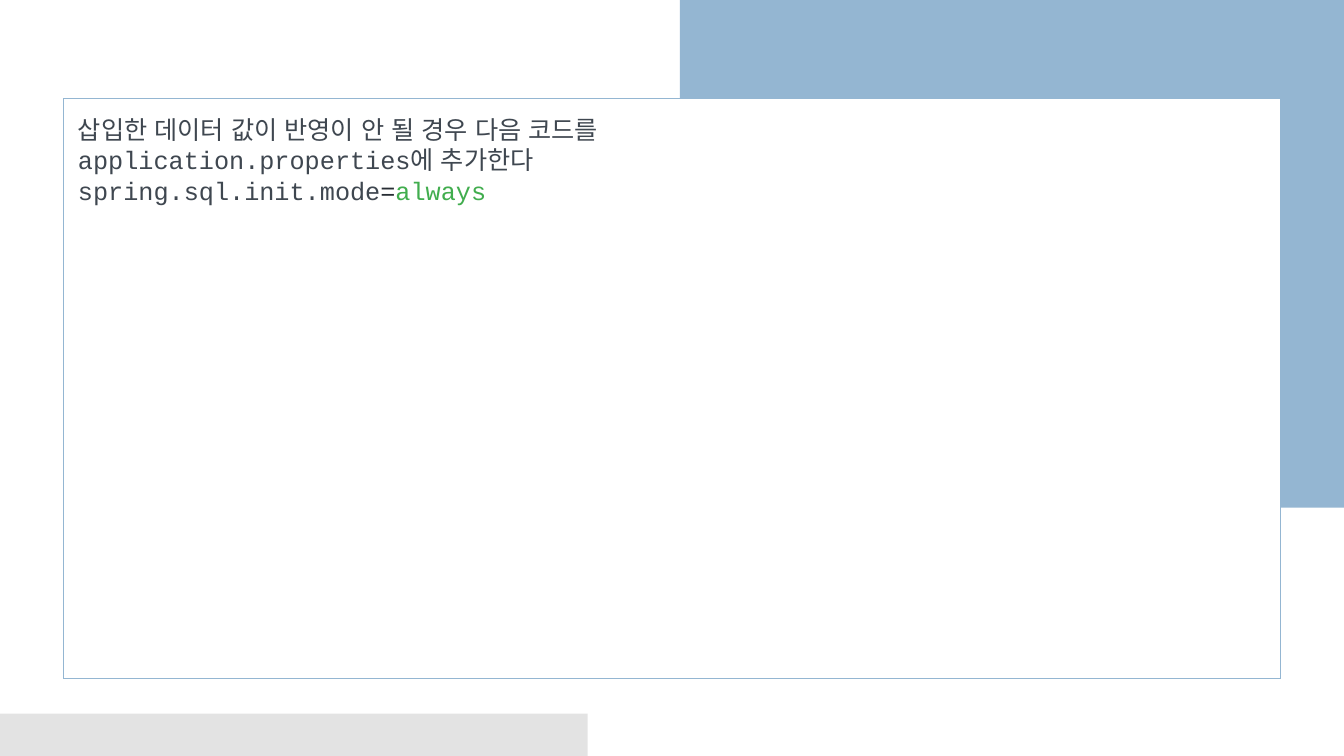
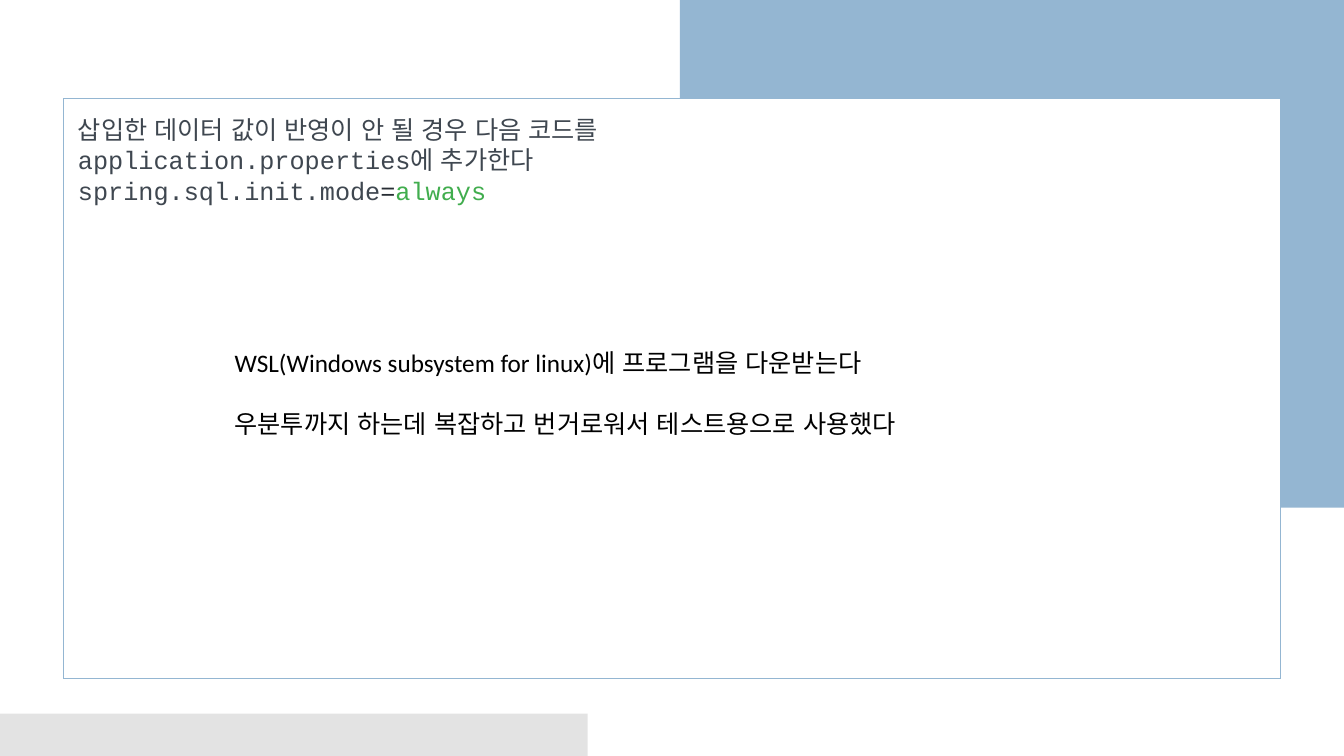
Before and after one commit to business-sixtick/recommend_movie, a slide deck: slide 18 of doc/세종교육_AI프로젝트.pptx (slide 22 before the commit). Drawn at 1344x756 pixels with LibreOffice and Linux fonts; fonts in the diff are those of the drawing. Boxes give left, top, right and bottom in pixels: in the first picture for what was removed or moved away, otherwise in the second. Text is boxed around its words. In the diff, an @@ line names an element or a change of style, - is before the commit and + after.

```diff
--- a/doc/세종교육_AI프로젝트.pptx
+++ b/doc/세종교육_AI프로젝트.pptx
@@ text added at (235,351,896,435), 18 pt, text #000000 @@
+WSL(Windows subsystem for linux)에 프로그램을 다운받는다
+우분투까지 하는데 복잡하고 번거로워서 테스트용으로 사용했다
```
Also in this commit, not shown: 7 other slides changed, 3 slides added, 4 slides removed.
